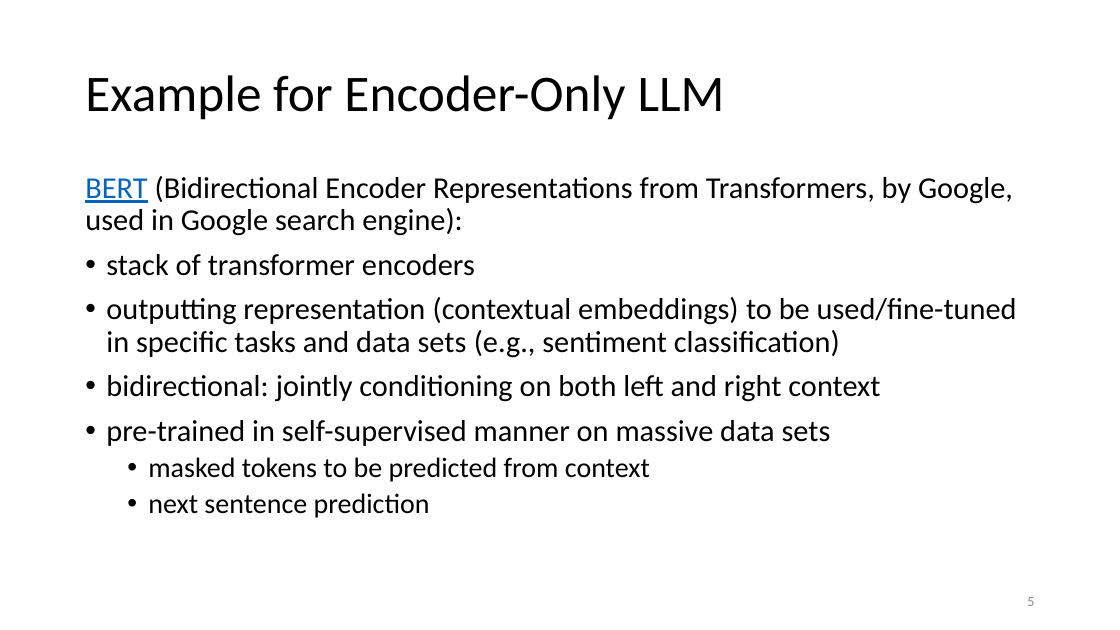
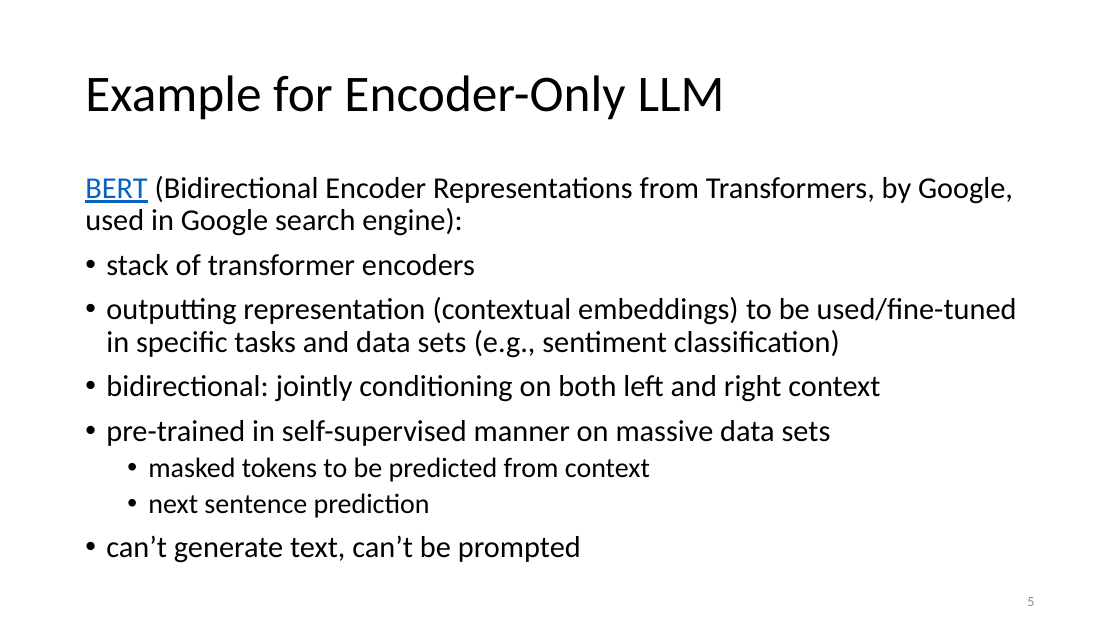
Before and after one commit to FelixWick/intelligent-systems, a slide deck: slide 5 of slides/LanguageModels_2.pptx. Drawn at 1120x630 pixels with LibreOffice and Linux fonts; fonts in the diff are those of the drawing. Boxes give left, top, right and bottom in pixels: in the first picture for what was removed or moved away, otherwise in the second. Text is boxed around its words. In the diff, an @@ line names an element or a change of style, - is before the commit and + after.

```diff
--- a/slides/LanguageModels_2.pptx
+++ b/slides/LanguageModels_2.pptx
@@ text at [106, 535, 581, 563]: paragraph added @@
+• can’t generate text, can’t be prompted
```
Also in this commit, not shown: 2 other slides changed, 3 other files.
